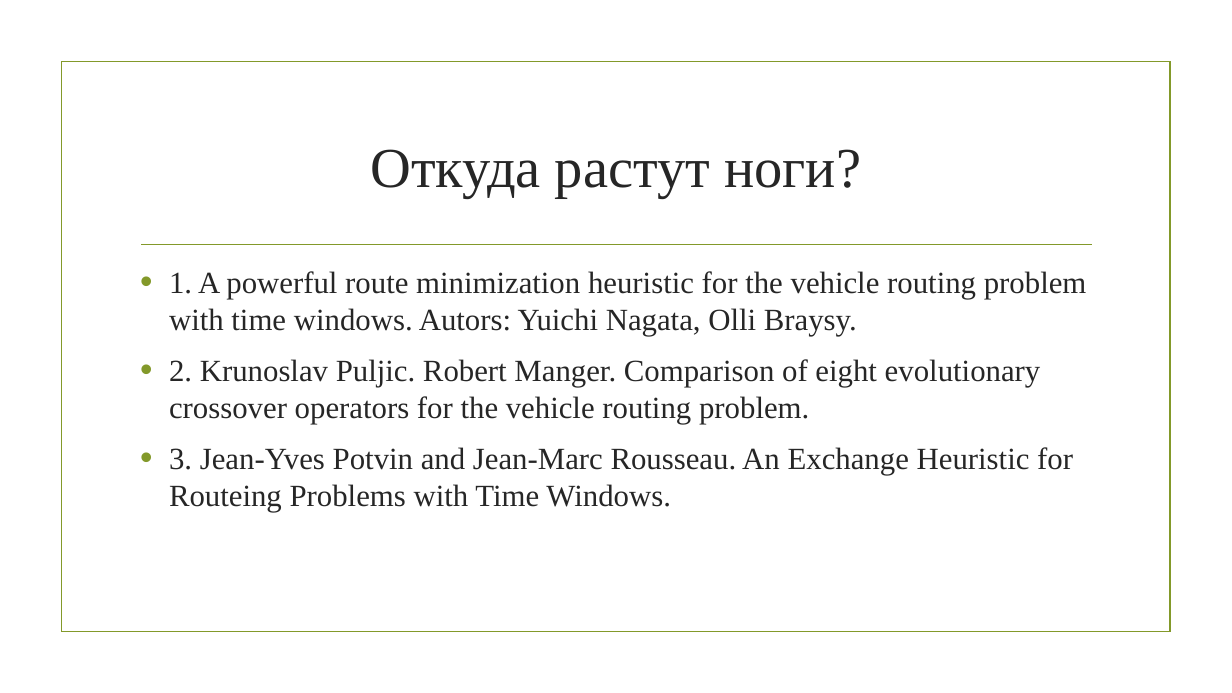
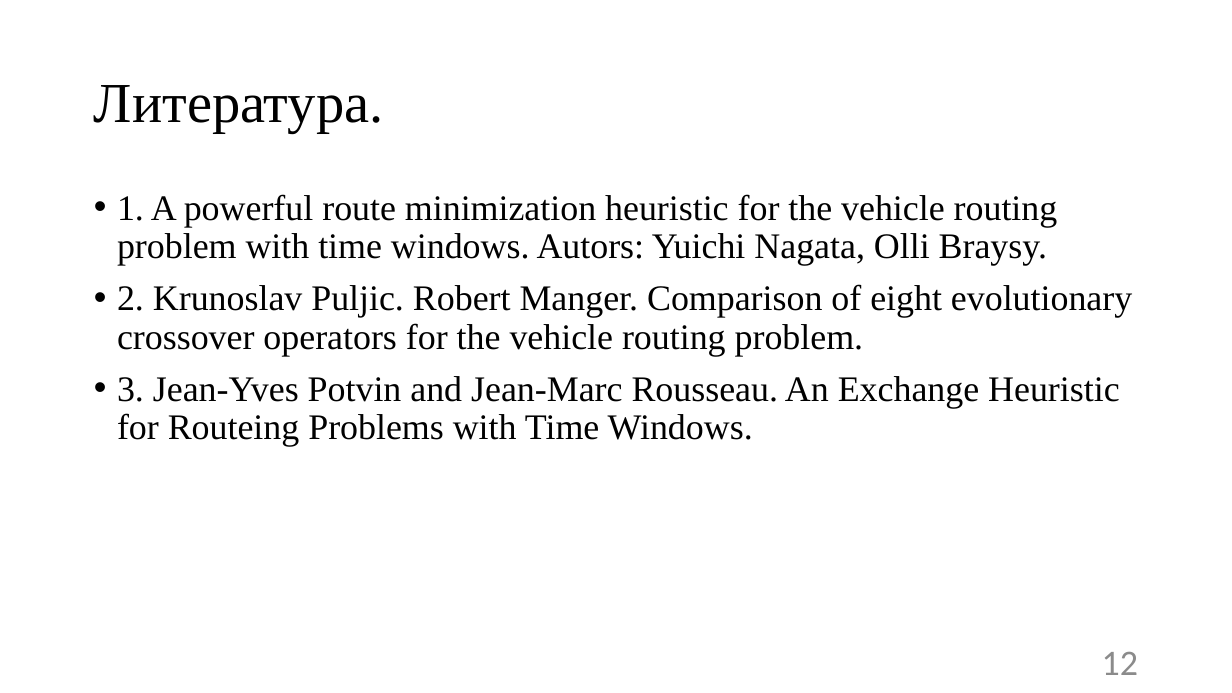
Before and after one commit to nikitka406/diplom, a slide deck: slide 12 of cpeck/diplom.pptx (slide 23 before the commit). Drawn at 1232x693 pixels with LibreOffice and Linux fonts; fonts in the diff are those of the drawing; background and template pictures are left out. Boxes give left, top, right and bottom in pixels: in the first picture for what was removed or moved away, otherwise in the second. Text is boxed around its words. In the diff, an @@ line names an element or a change of style, - is before the commit and + after.

```diff
--- a/cpeck/diplom.pptx
+++ b/cpeck/diplom.pptx
@@ rectangle removed at bbox=[61, 62, 1170, 632] @@
@@ title at bbox=[94, 85, 384, 133]: text changed; text colour #262626 to #000000 @@
-Откуда растут ноги?
+Литература.
@@ text "1. A powerful route minimization ...": place and size @@
-text "1. A powerful route minimization ..." at bbox=[169, 271, 1087, 512]
+text "1. A powerful route minimization ..." at bbox=[117, 194, 1132, 447]
@@ text "1. A powerful route minimization ..." at bbox=[117, 194, 1132, 447]: size 24 to 28 pt, text colour #262626 to #000000; indent changed; line spacing 1 to 0.9 @@
@@ line removed from (141, 245) to (1092, 245) @@
@@ page number added at bbox=[1102, 652, 1138, 675], 28 pt, text #8C8C8C @@
+12
```
Also in this commit, not shown: 5 other slides changed, 7 slides added, 18 slides removed, 5 other files.
